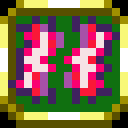
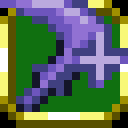
Before/after of a 128x128 layered artwork. What changed in the layer stack:
painted on "Layer 2" over box(0, 0, 128, 112)
